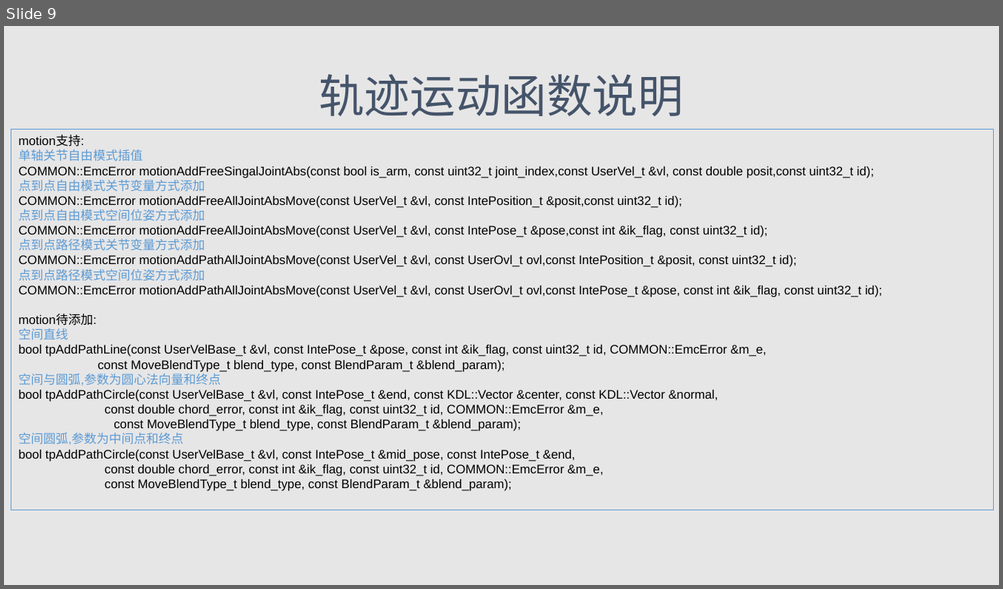
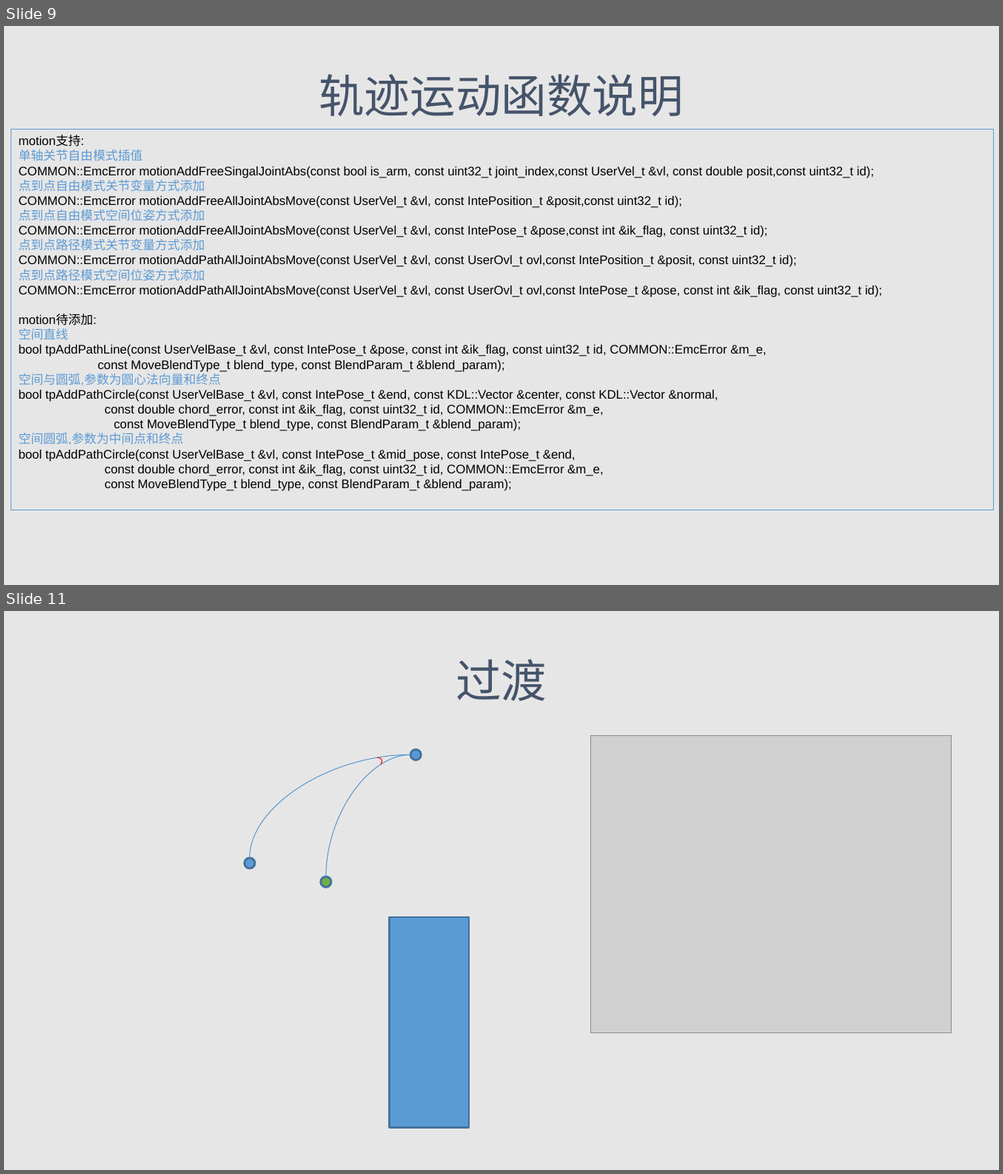
Before and after one commit to wenphi/about_by, a slide deck: motion流程演示.pptx. Shown one above the other, each under a label of ours: slide 9 before the commit, slides 9 and 11 after it; the slides between them are not shown. The pictures are 1003x589 and 1003x1174 pixels, drawn with LibreOffice and Linux fonts; fonts in the diff are those of the drawing; grey boxes stand for pictures. Boxes give left, top, right and bottom in pixels: in the first picture for what was removed or moved away, otherwise in the second. Text is boxed around its words. In the diff, an @@ line names an element or a change of style, - is before the commit and + after.

```diff
--- a/motion流程演示.pptx
+++ b/motion流程演示.pptx
@@ slide 11 added at (4,611,999,1170), background #E7E6E6 @@
@@ title added at (455,659,546,701), 44 pt, text #44546A @@
+过渡
@@ picture added at (591,735,951,1034) @@
@@ curved line added from (410, 755) to (250, 858), #5698D3 0.75 pt @@
@@ curved line added from (326, 877) to (410, 755), #5698D3 0.75 pt @@
@@ arc (boxed as its full ellipse) added at (359,755,384,774), outline #FF0000 0.75 pt @@
@@ ellipse added at (410,750,421,760), fill #5B9BD5, outline #43739E 2 pt @@
@@ ellipse added at (244,858,255,869), fill #5B9BD5, outline #43739E 2 pt @@
@@ ellipse added at (320,877,331,887), fill #70AD47, outline #43739E 2 pt @@
@@ rectangle added at (390,917,469,1128), fill #5B9BD5, outline #43739E 2 pt @@
```
Also in this commit, not shown: 7 slides changed, 5 other slides added, 1 slide removed, 11 other files.
